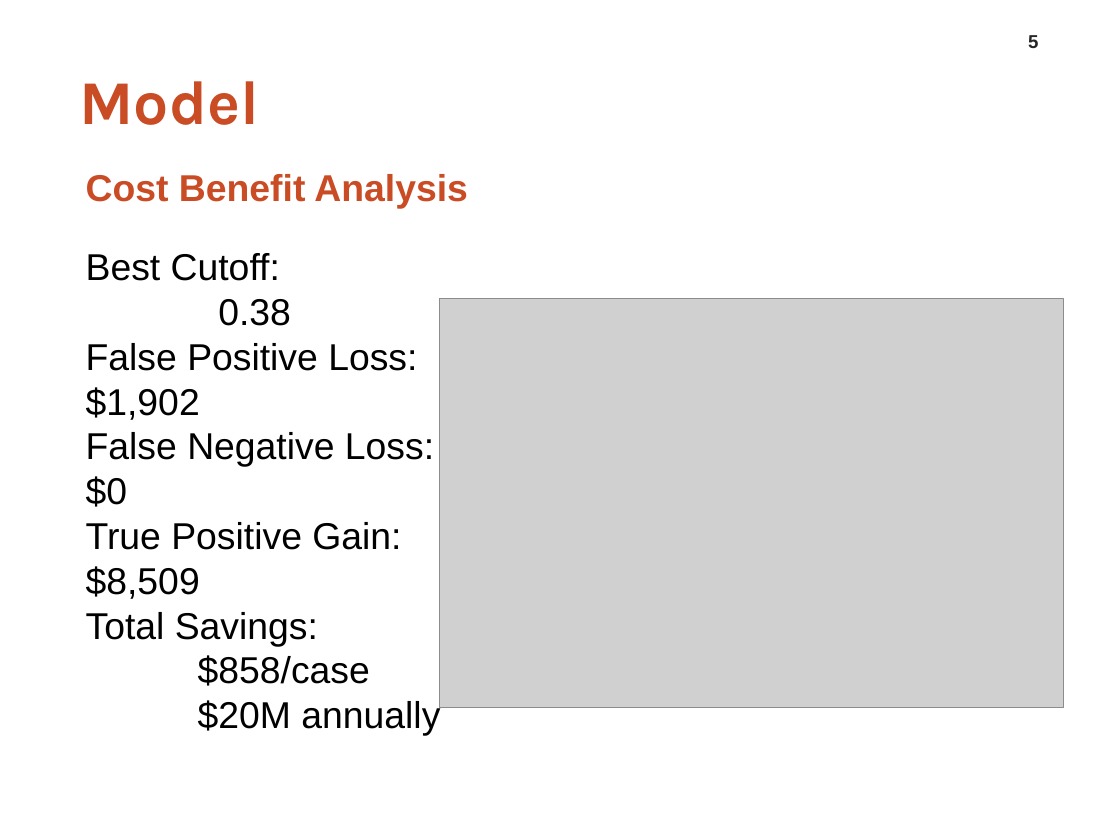
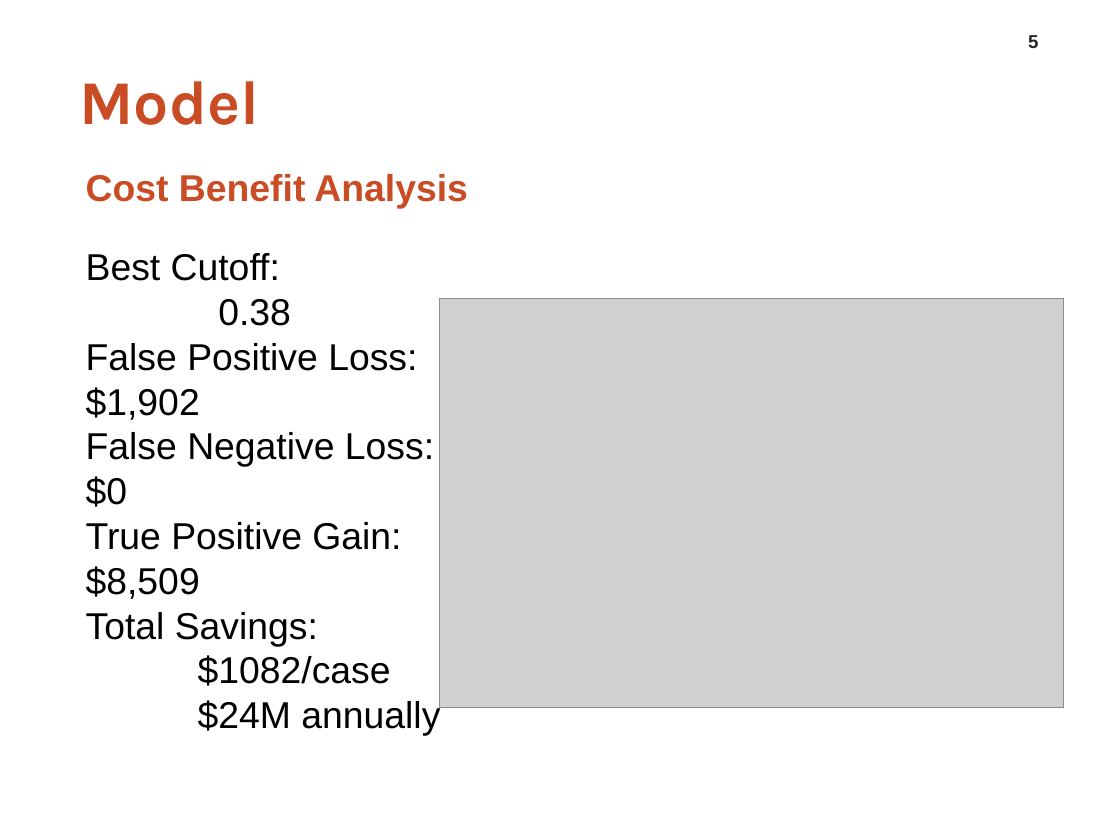
Before and after one commit to leo2506/metis-work, a slide deck: slide 5 of Project 3/Slides/Good or Bad Loans.pptx. Drawn at 1120x840 pixels with LibreOffice and Linux fonts; fonts in the diff are those of the drawing; grey boxes stand for pictures; background and template pictures are left out. Boxes give left, top, right and bottom in pixels: in the first picture for what was removed or moved away, otherwise in the second. Text is boxed around its words. In the diff, an @@ line names an element or a change of style, - is before the commit and + after.

```diff
--- a/Project 3/Slides/Good or Bad Loans.pptx
+++ b/Project 3/Slides/Good or Bad Loans.pptx
@@ text at [198,655,440,736]: text changed @@
-$858/case
-$20M annually
+$1082/case
+$24M annually
```
Also in this commit, not shown: 4 other files.
